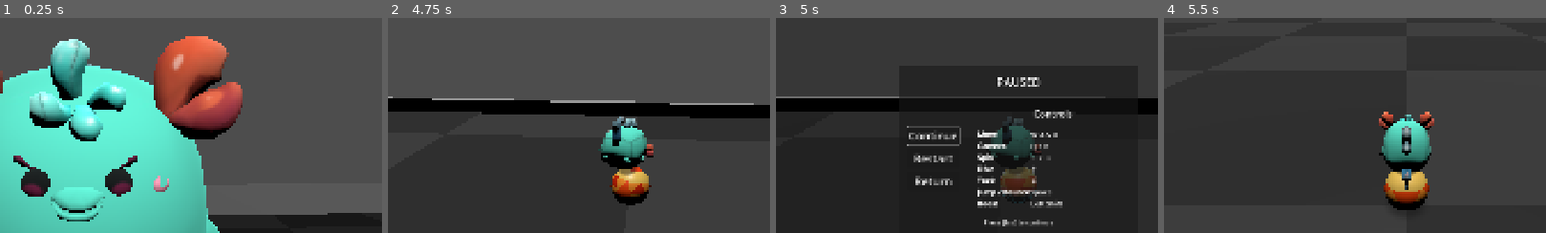
Above: before the commit, frames 1-4 (left to right).
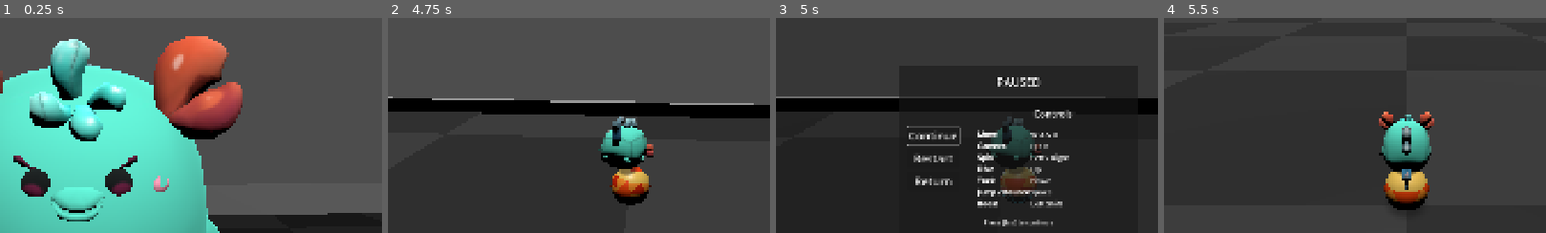
Above: after the commit, the same moments.

Repository: mika-marcondes/axie-jam
Game: Godot game, scene res://scenes/menu/main_menu.tscn
Same seed, same stepped clock (60 frames per second), same inputs: the game is played once before the commit and once after it.
Inputs:
- Up to frame 1 (0.25 s): no input
- Up to frame 2 (4.75 s): click "PLAY" at 0.5 s; tap Enter at 1.25 s; hold D (move_right) 1.28-2.03 s; hold Shift (boost) 1.28-2.03 s; tap Space (jump) at 1.52, 2.27, 3.77, 4.52 s; hold S (move_back) 2.03-2.78 s; tap Q (camera_left) at 2.1 s; hold D (move_right) 2.78-3.53 s; tap E (camera_right) at 2.85 s; hold W (move_forward) 3.53-4.28 s; tap Tab (toggle_dev_mode) at 3.6 s; hold A (move_left) from 4.28 s (still down); hold Up (trick_dive) from 4.28 s (still down)
- Up to frame 3 (5 s): keep holding A (move_left); keep holding Up (trick_dive); tap Escape (pause) at 4.9 s
- Up to frame 4 (5.5 s): release A (move_left) at 5 s; release Up (trick_dive) at 5 s; click "Restart" at 5 s
The pictures show only the part of the screen within x 18-68%, y 19-69%; the shares and areas given below are measured in that part.

Frames 1-2 are identical in both runs. In frame 3, 0.4% of the frame differs, in the area x 66-77%, y 62-77%; in frame 4, nothing differs.

Commit message:
quick ui fix

Diff:
--- a/scripts/ui/pause_menu.gd
+++ b/scripts/ui/pause_menu.gd
@@ -99,9 +99,9 @@
 	controls_text.text = """[table=2]
 [cell][b]Move[/b][/cell][cell]W A S D[/cell]
 [cell][b]Camera[/b][/cell][cell]Q / R[/cell]
-[cell][b]Spin[/b][/cell][cell]← / →[/cell]
-[cell][b]Dive[/b][/cell][cell]↑[/cell]
-[cell][b]Tuck[/b][/cell][cell]↓[/cell]
+[cell][b]Spin[/b][/cell][cell]Left / Right[/cell]
+[cell][b]Dive[/b][/cell][cell]Up[/cell]
+[cell][b]Tuck[/b][/cell][cell]Down[/cell]
 [cell][b]Jump / Bounce[/b][/cell][cell]Space[/cell]
 [cell][b]Boost[/b][/cell][cell]Left Shift[/cell]
 [/table]"""
--- a/scripts/ui/tutorial_overlay.gd
+++ b/scripts/ui/tutorial_overlay.gd
@@ -20,9 +20,9 @@
 [table=2]
 [cell][b]Move[/b][/cell][cell]W A S D[/cell]
 [cell][b]Camera[/b][/cell][cell]Q / R[/cell]
-[cell][b]Spin[/b][/cell][cell]← / →[/cell]
-[cell][b]Dive[/b][/cell][cell]↑[/cell]
-[cell][b]Tuck[/b][/cell][cell]↓[/cell]
+[cell][b]Spin[/b][/cell][cell]Left / Right[/cell]
+[cell][b]Dive[/b][/cell][cell]Up[/cell]
+[cell][b]Tuck[/b][/cell][cell]Down[/cell]
 [cell][b]Jump / Bounce[/b][/cell][cell]Space[/cell]
 [cell][b]Boost[/b][/cell][cell]Left Shift[/cell]
 [/table]
